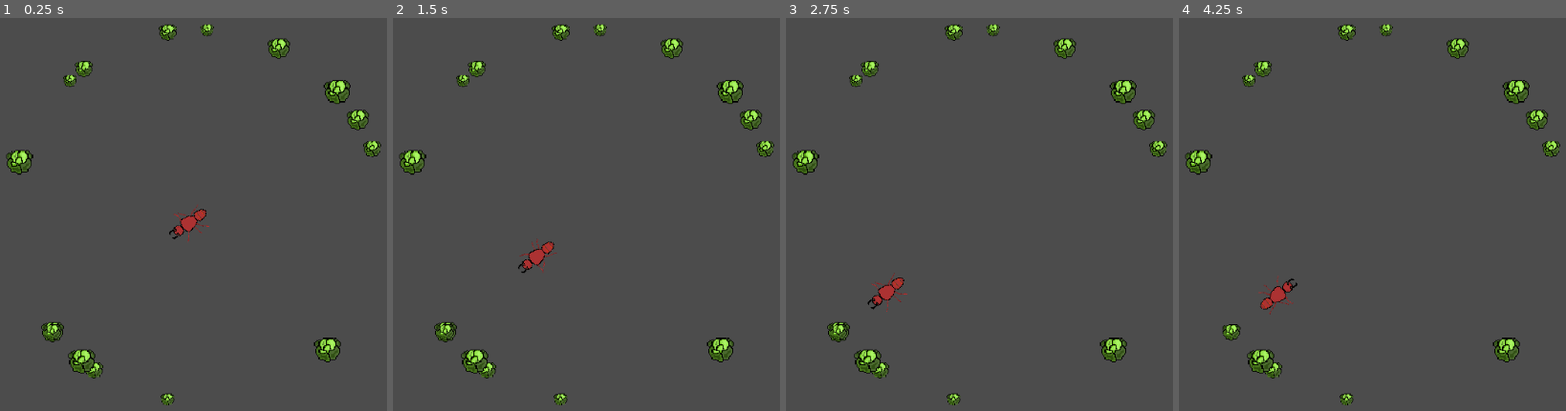
Above: before the commit, frames 1-4 (left to right).
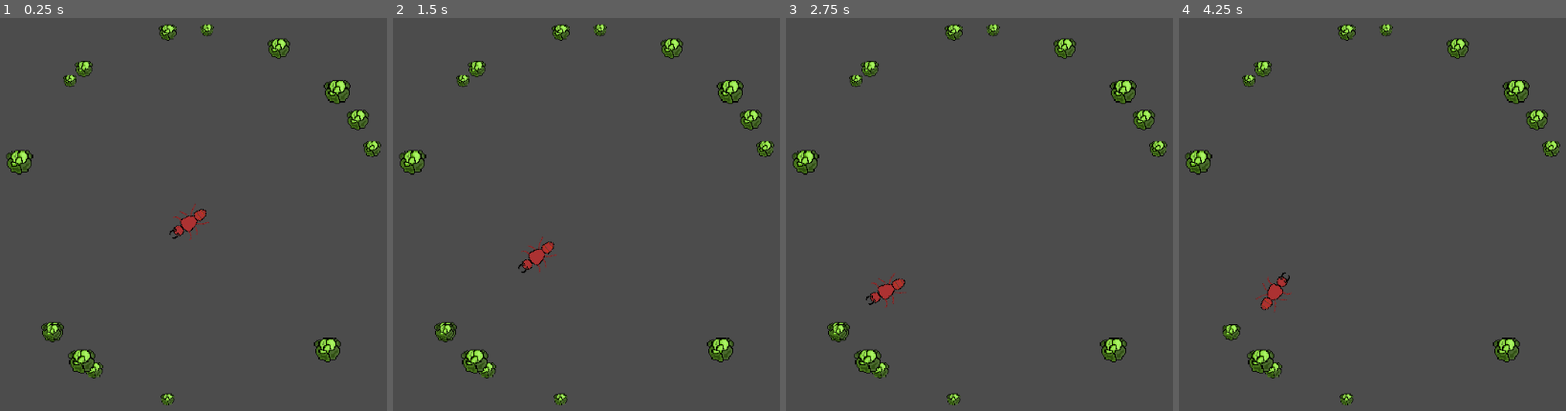
Above: after the commit, the same moments.

Repository: IBricchi/EdgeOfTheHedge
Game: Godot game, scene res://scenes/game.tscn
The game is run twice, just before and just after one commit, with the same random seed, the same clock (stepped at 60 frames per second) and the same inputs.
Inputs:
- Up to frame 1 (0.25 s): no input
- Up to frame 2 (1.5 s): no input
- Up to frame 3 (2.75 s): no input
- Up to frame 4 (4.25 s): no input

The runs differ from the first frame. In frame 1, less than 0.1% of the frame differs, in the area x 43-55%, y 47-58%; in frame 2, less than 0.1%; in frame 3, 0.3%; in frame 4, 0.4%, in the area x 19-31%, y 64-76%.

Commit message:
ant kinda fixed
The ant never seems to get stuck anymore due to raycasting collision detection ... but it now twitches once it gets near an object which it isnt heading towards, not horrible but definitely improvements to be made

Diff:
--- a/scenes/ant.tscn
+++ b/scenes/ant.tscn
@@ -95,7 +95,7 @@
 rotation = 1.5708
 frames = SubResource( 6 )
 animation = "Idle"
-frame = 1
+frame = 2
 playing = true
 
 [node name="Basic Ant Walk" type="AnimatedSprite" parent="."]
@@ -103,7 +103,7 @@
 rotation = 1.5708
 frames = SubResource( 19 )
 animation = "Walk"
-frame = 5
+frame = 8
 playing = true
 
 [node name="AntCollision" type="CollisionPolygon2D" parent="."]
@@ -117,3 +117,8 @@
 
 [node name="AntSensor" type="CollisionPolygon2D" parent="Area2D"]
 polygon = PoolVector2Array( -4.6734, -0.175896, 5.0656, -0.363182, 96, -32, 56, -112, -6.99382e-06, -160, -56, -112, -96, -32 )
+
+[node name="Collisionray" type="RayCast2D" parent="."]
+enabled = true
+cast_to = Vector2( 0, 100 )
+collision_mask = 3
--- a/scripts/ant.gd
+++ b/scripts/ant.gd
@@ -5,15 +5,18 @@
 onready var walk_sprite : AnimatedSprite = $"Basic Ant Walk"
 onready var sensor_area : Area2D = $Area2D
 onready var sensor : CollisionPolygon2D = $"Area2D/AntSensor"
+onready var ray : RayCast2D = $Collisionray
 
-var direction : Vector2
+
+var desired_direction : Vector2 = Vector2.ZERO
 var home : Node setget set_ant_home
 var speed : float = 1
 
 
+
 enum priority {
 	find_food = 0,
-	wander = 1,
+	idle = 1,
 	fight = 2,
 	run_away = 3
 }
@@ -28,22 +31,26 @@
 
 func _ready():
 	randomize()
-	direction = Vector2(rand_range(-1,-1),rand_range(-1,1)).normalized()
+	desired_direction = Vector2(rand_range(-1,-1),rand_range(-1,1)).normalized()
 	idle_sprite.visible = true
 	walk_sprite.visible = false
 
 
 func _physics_process(delta):
 	# if the ant is moving
-	if direction.length() != 0 :
+	if ant_priority != priority.idle :
 		if focus :
 			var to_focus : Vector2 = focus.position - self.position
-			direction = (direction + 0.1 * speed* delta*to_focus).normalized()
+			desired_direction = (desired_direction + 0.1 * speed* delta*to_focus).normalized()
 
-		var move_collision_result = move_and_collide( direction * speed)
+		var raycollision = check_collision_ray(delta)
+		if raycollision:
+			desired_direction =  (desired_direction - 0.25* raycollision.normalized()).normalized()
+
+		var move_collision_result = move_and_collide( desired_direction * speed)
 		# if the ant collides stop moving
 		if move_collision_result:
-			direction = Vector2(0,0)
+			desired_direction = Vector2(0,0)
 			if move_collision_result.collider == focus:
 				focus_reached()
 			return
@@ -51,9 +58,9 @@
 		if not walk_sprite.visible:
 			walk_sprite.visible = true
 			idle_sprite.visible = false
-		walk_sprite.frames.set_animation_speed("Walk", 24* direction.length())
+		walk_sprite.frames.set_animation_speed("Walk", 24* desired_direction.length())
 		# rotate the ant
-		look_at(position + direction)
+		look_at(position + desired_direction)
 
 		if focus == home:
 			if (home.position - position).length() < 5:
@@ -75,8 +82,17 @@
 			walk_sprite.visible = false
 			idle_sprite.visible = true
 
+func compute_movement():
+	# move in desired direction, avoiding objects
+	return desired_direction * speed
 
 
+func check_collision_ray(delta : float):
+	# rotate the collision ray and check if it hits something, if it does return vector to it
+	ray.rotation += PI * delta * 2 # rotate once a second
+	if ray.is_colliding():
+		if (ray.get_collision_point() - focus.position).length() > 25:
+			return ray.get_collision_point() - self.position
 
 func focus_reached():
 	if focus.is_in_group("Food"):
@@ -85,7 +101,7 @@
 
 	#rotation -= PI
 	var to_focus : Vector2 = focus.position - self.position
-	direction = to_focus.normalized()
+	desired_direction = to_focus.normalized()
 
 func set_ant_home(vect):
 	home = Node2D.new()
@@ -94,6 +110,6 @@
 
 func reached_home():
 	focus = null
-	# bounce back in the same direction that the ant came from plusminus pi/2
-	var rand_angle = atan(direction.y / direction.x) +  rand_range(PI/2, 3/2*PI)
-	direction = Vector2(cos(rand_angle), sin(rand_angle))
+	# bounce back in the same desired_direction that the ant came from plusminus pi/2
+	var rand_angle = atan(desired_direction.y / desired_direction.x) +  rand_range(PI/2, 3/2*PI)
+	desired_direction = Vector2(cos(rand_angle), sin(rand_angle))
